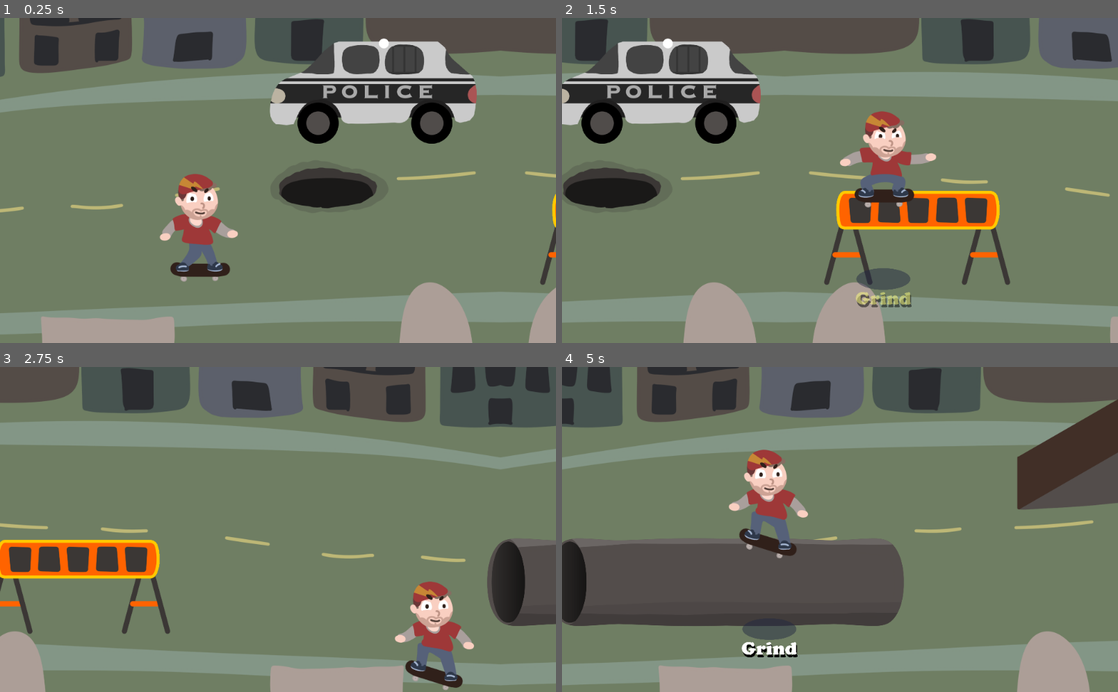
Above: before the commit, frames 1-4 (two rows, left to right).
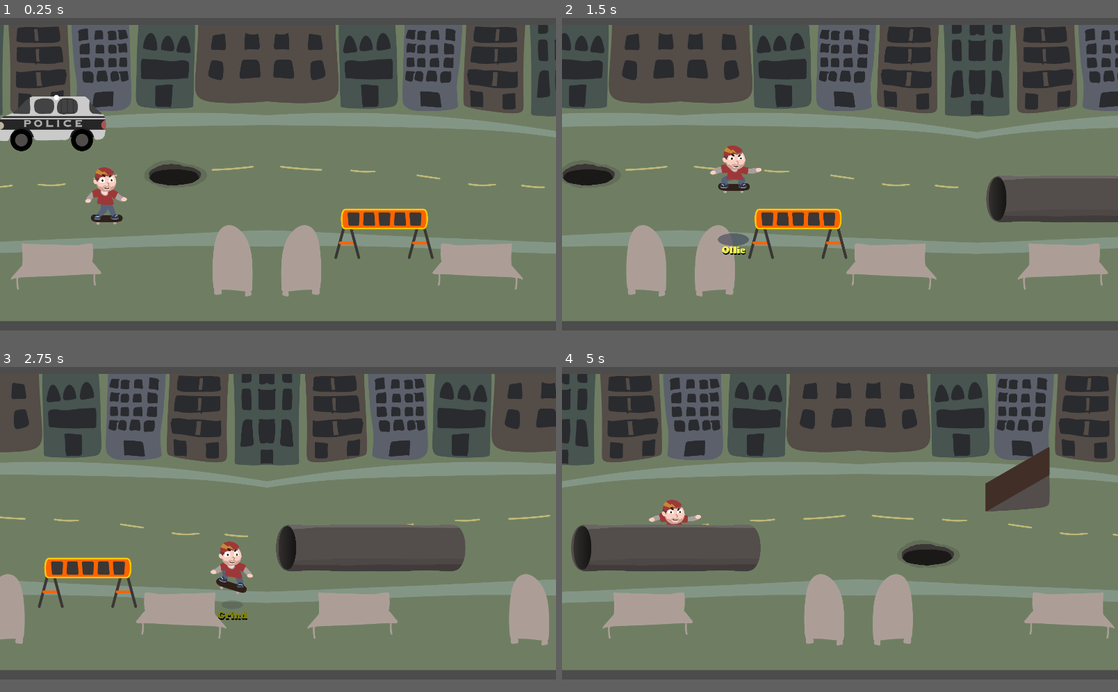
Above: after the commit, the same moments.

Repository: proximadams/The-Radical-Adventures-of-Chris-Pointon
Game: Godot game, scene res://scenes/Level.tscn
Two runs of this game, one before a commit and one after it. Both use one fixed random seed, a clock stepped at 60 frames per second and the inputs below.
Inputs:
- Up to frame 1 (0.25 s): no input
- Up to frame 2 (1.5 s): hold D (move_right) 0.53-1.28 s; hold Down (shift_crouch) 0.53-1.28 s; tap Up (shift_jump) at 0.77 s; hold S (move_down) from 1.28 s (still down); tap Down (shift_crouch) at 1.35 s
- Up to frame 3 (2.75 s): tap Up (shift_jump) at 1.52 s; release S (move_down) at 2.03 s; hold D (move_right) from 2.03 s (still down); hold Down (shift_crouch) from 2.03 s (still down)
- Up to frame 4 (5 s): release D (move_right) at 2.78 s; release Down (shift_crouch) at 2.78 s; hold W (move_up) 2.78-3.53 s; tap Down (shift_crouch) at 2.85, 4.35 s; tap Up (shift_jump) at 3.02, 3.77, 4.52 s; hold Down (shift_crouch) 3.53-4.28 s; hold A (move_left) from 3.53 s (still down)
In our replay, the window is 800x468 before the commit and 800x450 after it. These sizes can differ from the game's own. Grey fills any space a smaller window leaves; there, only what the larger window draws over its background counts as a difference.

The runs differ from the first frame. In frame 1, 53% of the frame differs, in the area x 0-100%, y 0-100%; in frame 2, 57%; in frame 3, 54%; in frame 4, 59%.

Commit message:
can see more of the environment

Diff:
--- a/project.godot
+++ b/project.godot
@@ -16,7 +16,11 @@
 
 [display]
 
+window/size/width=1920
+window/size/height=1080
 window/size/fullscreen=true
+window/stretch/mode="viewport"
+window/stretch/aspect="keep"
 
 [gui]
 
--- a/scenes/Level.tscn
+++ b/scenes/Level.tscn
@@ -99,7 +99,7 @@
 
 [sub_resource type="Animation" id=9]
 resource_name = "move"
-length = 20.0
+length = 30.0
 loop = true
 step = 1.0
 tracks/0/type = "value"
@@ -109,10 +109,10 @@
 tracks/0/imported = false
 tracks/0/enabled = true
 tracks/0/keys = {
-"times": PoolRealArray( 0, 10, 11, 12, 13 ),
+"times": PoolRealArray( 0, 15, 16, 17, 18 ),
 "transitions": PoolRealArray( 1, 1, 1, 1, 1 ),
 "update": 0,
-"values": [ Vector2( 0, 0 ), Vector2( -2048, 1.36422e-12 ), Vector2( -2048, 2000 ), Vector2( 1433.6, 2000 ), Vector2( 1433.6, 1.06106e-12 ) ]
+"values": [ Vector2( 0, 0 ), Vector2( -3072, 1.36422e-12 ), Vector2( -3072, 2000 ), Vector2( 2457.6, 2000 ), Vector2( 2457.6, 1.36422e-12 ) ]
 }
 tracks/1/type = "value"
 tracks/1/path = NodePath("Group2:position")
@@ -121,10 +121,10 @@
 tracks/1/imported = false
 tracks/1/enabled = true
 tracks/1/keys = {
-"times": PoolRealArray( 0, 10, 20 ),
+"times": PoolRealArray( 0, 15, 30 ),
 "transitions": PoolRealArray( 1, 1, 1 ),
 "update": 0,
-"values": [ Vector2( 2048, 0 ), Vector2( 0, 0 ), Vector2( -2048, 1.36422e-12 ) ]
+"values": [ Vector2( 3072, 1.36422e-12 ), Vector2( 1.36422e-12, 1.36422e-12 ), Vector2( -3072, 1.36422e-12 ) ]
 }
 tracks/2/type = "value"
 tracks/2/path = NodePath("Group1:visible")
@@ -133,7 +133,7 @@
 tracks/2/imported = false
 tracks/2/enabled = true
 tracks/2/keys = {
-"times": PoolRealArray( 0, 10, 11 ),
+"times": PoolRealArray( 0, 15, 16 ),
 "transitions": PoolRealArray( 1, 1, 1 ),
 "update": 1,
 "values": [ true, false, true ]
@@ -5203,24 +5203,29 @@
 }
 
 [node name="Background" type="Node2D" parent="."]
-position = Vector2( 12, 0 )
+position = Vector2( 12, 200 )
 z_index = -2
 
 [node name="Group1" type="Node2D" parent="Background"]
 
-[node name="SpriteLeft" type="Sprite" parent="Background/Group1"]
+[node name="BackgroundSprite1" type="Sprite" parent="Background/Group1"]
 position = Vector2( 500, 308 )
 scale = Vector2( 0.5, 0.5 )
 texture = ExtResource( 4 )
 
-[node name="SpriteRight" type="Sprite" parent="Background/Group1"]
+[node name="BackgroundSprite2" type="Sprite" parent="Background/Group1"]
 position = Vector2( 1524, 308 )
 scale = Vector2( 0.5, 0.5 )
 texture = ExtResource( 4 )
 flip_h = true
 
+[node name="BackgroundSprite3" type="Sprite" parent="Background/Group1"]
+position = Vector2( 2548, 308 )
+scale = Vector2( 0.5, 0.5 )
+texture = ExtResource( 4 )
+
 [node name="CopCar" type="Sprite" parent="Background/Group1"]
-position = Vector2( 792, 133 )
+position = Vector2( 280, 133 )
 scale = Vector2( 0.5, 0.5 )
 texture = ExtResource( 7 )
 
@@ -5240,64 +5245,145 @@
 shape = SubResource( 12 )
 
 [node name="Barricade" parent="Background/Group1" instance=ExtResource( 5 )]
-position = Vector2( 1260, 410 )
-
-[node name="Group2" type="Node2D" parent="Background"]
-position = Vector2( 2048, 0 )
-
-[node name="SpriteLeft" type="Sprite" parent="Background/Group2"]
-position = Vector2( 500, 308 )
-scale = Vector2( 0.5, 0.5 )
-texture = ExtResource( 4 )
-
-[node name="SpriteRight" type="Sprite" parent="Background/Group2"]
-position = Vector2( 1524, 308 )
-scale = Vector2( 0.5, 0.5 )
-texture = ExtResource( 4 )
-flip_h = true
-
-[node name="Tube" type="Sprite" parent="Background/Group2"]
-position = Vector2( 278, 412 )
+position = Vector2( 1420, 522 )
+
+[node name="Tube" type="Sprite" parent="Background/Group1"]
+position = Vector2( 2382, 412 )
 scale = Vector2( 0.35, 0.35 )
 texture = ExtResource( 6 )
 script = ExtResource( 21 )
 offsetY = 55.0
 
-[node name="TubeFront" type="Sprite" parent="Background/Group2/Tube"]
+[node name="TubeFront" type="Sprite" parent="Background/Group1/Tube"]
 position = Vector2( -0.000244141, 0 )
 z_index = 3
 texture = ExtResource( 8 )
 script = ExtResource( 1 )
 offsetY = 70.0
 
-[node name="GrindableArea" type="Area2D" parent="Background/Group2/Tube/TubeFront"]
+[node name="GrindableArea" type="Area2D" parent="Background/Group1/Tube/TubeFront"]
 script = ExtResource( 16 )
 
-[node name="CollisionShape2D" type="CollisionShape2D" parent="Background/Group2/Tube/TubeFront/GrindableArea"]
+[node name="CollisionShape2D" type="CollisionShape2D" parent="Background/Group1/Tube/TubeFront/GrindableArea"]
 position = Vector2( 45.7144, -251.429 )
 shape = SubResource( 72 )
 
-[node name="EnterArea" type="Area2D" parent="Background/Group2/Tube/TubeFront"]
-
-[node name="CollisionShape2D" type="CollisionShape2D" parent="Background/Group2/Tube/TubeFront/EnterArea"]
+[node name="EnterArea" type="Area2D" parent="Background/Group1/Tube/TubeFront"]
+
+[node name="CollisionShape2D" type="CollisionShape2D" parent="Background/Group1/Tube/TubeFront/EnterArea"]
 position = Vector2( -868.571, 45.714 )
 shape = SubResource( 75 )
 
-[node name="ExitArea" type="Area2D" parent="Background/Group2/Tube/TubeFront"]
-
-[node name="CollisionShape2D" type="CollisionShape2D" parent="Background/Group2/Tube/TubeFront/ExitArea"]
+[node name="ExitArea" type="Area2D" parent="Background/Group1/Tube/TubeFront"]
+
+[node name="CollisionShape2D" type="CollisionShape2D" parent="Background/Group1/Tube/TubeFront/ExitArea"]
 position = Vector2( 937.144, 45.714 )
 shape = SubResource( 74 )
 
-[node name="HazardousArea" type="Area2D" parent="Background/Group2/Tube/TubeFront"]
+[node name="HazardousArea" type="Area2D" parent="Background/Group1/Tube/TubeFront"]
 script = ExtResource( 13 )
 
-[node name="CollisionShape2D" type="CollisionShape2D" parent="Background/Group2/Tube/TubeFront/HazardousArea"]
+[node name="CollisionShape2D" type="CollisionShape2D" parent="Background/Group1/Tube/TubeFront/HazardousArea"]
 position = Vector2( 45.7144, 91.4282 )
 shape = SubResource( 76 )
 
+[node name="Group2" type="Node2D" parent="Background"]
+position = Vector2( 2048, 0 )
+
+[node name="BackgroundSprite1" type="Sprite" parent="Background/Group2"]
+position = Vector2( 500, 308 )
+scale = Vector2( 0.5, 0.5 )
+texture = ExtResource( 4 )
+flip_h = true
+
+[node name="BackgroundSprite2" type="Sprite" parent="Background/Group2"]
+position = Vector2( 1524, 308 )
+scale = Vector2( 0.5, 0.5 )
+texture = ExtResource( 4 )
+
+[node name="BackgroundSprite3" type="Sprite" parent="Background/Group2"]
+position = Vector2( 2548, 308 )
+scale = Vector2( 0.5, 0.5 )
+texture = ExtResource( 4 )
+flip_h = true
+
+[node name="Pothole" type="Node2D" parent="Background/Group2"]
+position = Vector2( 231, 419 )
+scale = Vector2( 0.5, 0.5 )
+
+[node name="Sprite" type="Sprite" parent="Background/Group2/Pothole"]
+texture = ExtResource( 9 )
+
+[node name="HazardousArea" type="Area2D" parent="Background/Group2/Pothole"]
+script = ExtResource( 13 )
+
+[node name="CollisionShape2D" type="CollisionShape2D" parent="Background/Group2/Pothole/HazardousArea"]
+position = Vector2( -16, 10 )
+rotation = 1.5708
+shape = SubResource( 12 )
+
+[node name="Pothole2" type="Node2D" parent="Background/Group2"]
+position = Vector2( 2565, 190 )
+scale = Vector2( 0.5, 0.5 )
+
+[node name="Sprite" type="Sprite" parent="Background/Group2/Pothole2"]
+texture = ExtResource( 9 )
+
+[node name="HazardousArea" type="Area2D" parent="Background/Group2/Pothole2"]
+script = ExtResource( 13 )
+
+[node name="CollisionShape2D" type="CollisionShape2D" parent="Background/Group2/Pothole2/HazardousArea"]
+position = Vector2( -16, 10 )
+rotation = 1.5708
+shape = SubResource( 12 )
+
+[node name="Pothole3" type="Node2D" parent="Background/Group2"]
+position = Vector2( 2565, 290 )
+scale = Vector2( 0.5, 0.5 )
+
+[node name="Sprite" type="Sprite" parent="Background/Group2/Pothole3"]
+texture = ExtResource( 9 )
+
+[node name="HazardousArea" type="Area2D" parent="Background/Group2/Pothole3"]
+script = ExtResource( 13 )
+
+[node name="CollisionShape2D" type="CollisionShape2D" parent="Background/Group2/Pothole3/HazardousArea"]
+position = Vector2( -16, 10 )
+rotation = 1.5708
+shape = SubResource( 12 )
+
+[node name="Pothole4" type="Node2D" parent="Background/Group2"]
+position = Vector2( 2565, 390 )
+scale = Vector2( 0.5, 0.5 )
+
+[node name="Sprite" type="Sprite" parent="Background/Group2/Pothole4"]
+texture = ExtResource( 9 )
+
+[node name="HazardousArea" type="Area2D" parent="Background/Group2/Pothole4"]
+script = ExtResource( 13 )
+
+[node name="CollisionShape2D" type="CollisionShape2D" parent="Background/Group2/Pothole4/HazardousArea"]
+position = Vector2( -16, 10 )
+rotation = 1.5708
+shape = SubResource( 12 )
+
+[node name="Pothole5" type="Node2D" parent="Background/Group2"]
+position = Vector2( 2565, 490 )
+scale = Vector2( 0.5, 0.5 )
+
+[node name="Sprite" type="Sprite" parent="Background/Group2/Pothole5"]
+texture = ExtResource( 9 )
+
+[node name="HazardousArea" type="Area2D" parent="Background/Group2/Pothole5"]
+script = ExtResource( 13 )
+
+[node name="CollisionShape2D" type="CollisionShape2D" parent="Background/Group2/Pothole5/HazardousArea"]
+position = Vector2( -16, 10 )
+rotation = 1.5708
+shape = SubResource( 12 )
+
 [node name="Ramp" type="Node2D" parent="Background/Group2"]
-position = Vector2( 939, 229 )
+position = Vector2( 539, 237 )
 scale = Vector2( 0.5, 0.5 )
 
 [node name="Sprite" type="Sprite" parent="Background/Group2/Ramp"]
@@ -5321,7 +5407,10 @@
 shape = SubResource( 71 )
 
 [node name="Barricade" parent="Background/Group2" instance=ExtResource( 5 )]
-position = Vector2( 1580, 333 )
+position = Vector2( 1180, 357 )
+
+[node name="Barricade2" parent="Background/Group2" instance=ExtResource( 5 )]
+position = Vector2( 2020, 357 )
 
 [node name="AnimationPlayer" type="AnimationPlayer" parent="Background"]
 autoplay = "move"
@@ -5330,7 +5419,7 @@
 anims/move = SubResource( 9 )
 
 [node name="Player" type="Node2D" parent="."]
-position = Vector2( 367, 486 )
+position = Vector2( 367, 686 )
 scale = Vector2( 0.5, 0.5 )
 script = ExtResource( 2 )
 
@@ -5724,4 +5813,8 @@
 anims/spin720 = SubResource( 66 )
 script = ExtResource( 19 )
 
+[node name="Camera2D" type="Camera2D" parent="."]
+position = Vector2( 960, 512 )
+current = true
+
 [connection signal="animation_started" from="Player/VisualAnimationPlayer" to="Player" method="_on_VisualAnimationPlayer_animation_started"]
